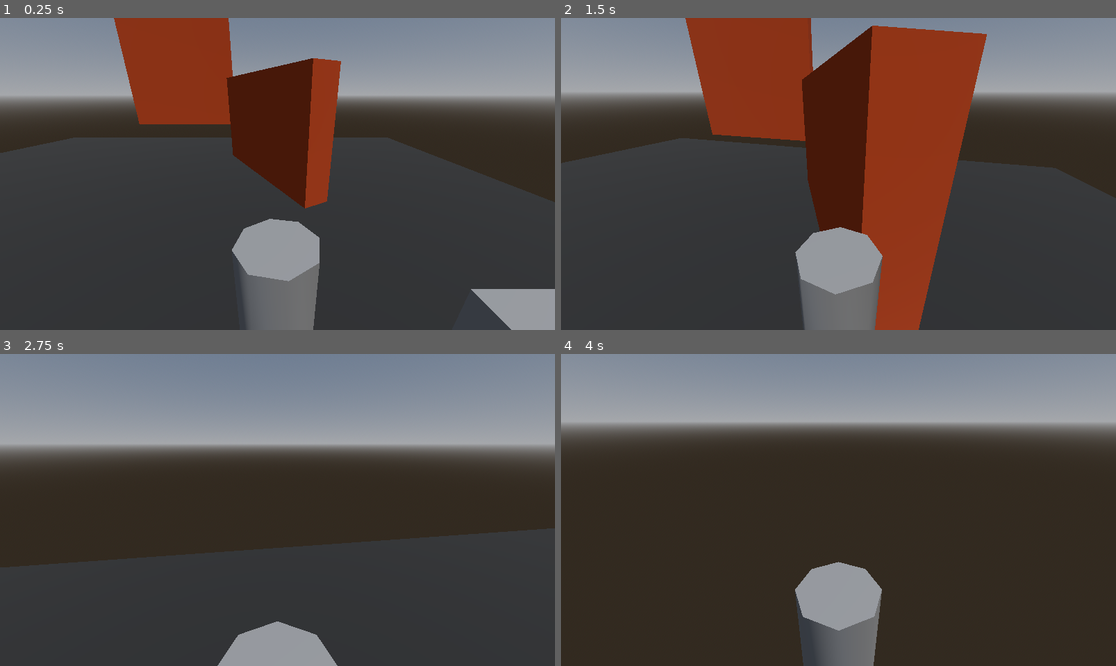
Above: before the commit, frames 1-4 (two rows, left to right).
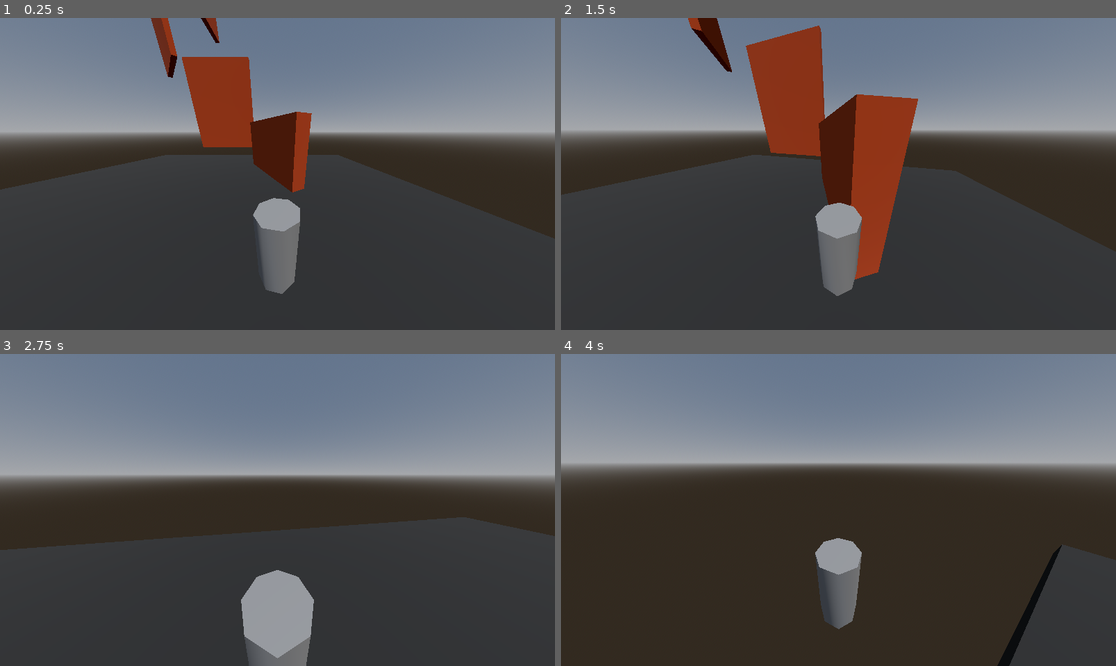
Above: after the commit, the same moments.

Repository: drakshruk/3d-test-project
Game: Godot game, scene res://environments/levels/main_scene.tscn
The game is run twice, just before and just after one commit, with the same random seed, the same clock (stepped at 60 frames per second) and the same inputs.
Inputs (mouse positions are in pixels of both pictures, inside the frame that each line leads up to):
- Up to frame 1 (0.25 s): no input
- Up to frame 2 (1.5 s): tap Enter (ui_accept) at 0.5, 0.77 s; move the mouse to (866, 174) at 0.52 s; hold E (stick_to_the_wall) 0.53-1.28 s; hold W (forward) from 0.53 s (still down); click (866, 174) at 0.67 s; move the mouse to (810, 174) at 1.27 s; tap C (crouch) at 1.35 s
- Up to frame 3 (2.75 s): keep holding W (forward); tap Enter (ui_accept) at 1.52 s; tap E (stick_to_the_wall) at 1.55 s; move the mouse to (288, 503) at 2.02 s; hold E (stick_to_the_wall) from 2.03 s (still down); tap Shift (dash) at 2.1 s
- Up to frame 4 (4 s): keep holding W (forward); move the mouse to (832, 516) at 2.77 s; release E (stick_to_the_wall) at 2.78 s; tap Ctrl (sprint) at 2.85 s; click (832, 516) at 2.92 s; tap Enter (ui_accept) at 3.02, 3.77 s; tap E (stick_to_the_wall) at 3.05 s; move the mouse to (877, 513) at 3.52 s; hold E (stick_to_the_wall) from 3.53 s (still down)

The runs differ from the first frame. In frame 1, 39% of the frame differs, in the area x 0-100%, y 0-100%; in frame 2, 43%; in frame 3, 28%; in frame 4, 36%.

Commit message:
changed how interaction zones work  now any interactable object inherits interactable class so player's interaction zone can see them

Diff:
--- a/characters/player/scenes/player.tscn
+++ b/characters/player/scenes/player.tscn
@@ -1,7 +1,7 @@
 [gd_scene load_steps=6 format=3 uid="uid://dkh5gq20djuhr"]
 
 [ext_resource type="Script" uid="uid://bfcc5kwyctlad" path="res://characters/player/scripts/player.gd" id="1_3vyb7"]
-[ext_resource type="Script" uid="uid://bt2gid1ips8p1" path="res://code/mechanics/interaction/player_interaction_zone.gd" id="2_g2els"]
+[ext_resource type="Script" uid="uid://bk5bjhqyllohr" path="res://characters/player/scripts/player_interaction_zone.gd" id="2_g2els"]
 
 [sub_resource type="CylinderShape3D" id="CylinderShape3D_3vyb7"]
 height = 1.5582886
@@ -40,6 +40,7 @@
 [node name="Camera3D" type="Camera3D" parent="CameraPivot/SpringArm3D"]
 unique_name_in_owner = true
 transform = Transform3D(1, 0, 0, 0, 0.9322291, 0.36186865, 0, -0.36186865, 0.9322291, 0, 0.49052882, 0.2607944)
+fov = 110.0
 
 [node name="Raycasts" type="Node3D" parent="CameraPivot"]
 
@@ -76,5 +77,6 @@
 [node name="CollisionShape3D" type="CollisionShape3D" parent="PlayerInteractionZone"]
 transform = Transform3D(1, 0, 0, 0, 1, 0, 0, 0, 1, 0, -0.01977539, 0)
 shape = SubResource("CylinderShape3D_qhqgy")
+debug_color = Color(0.83787805, 0.17992422, 0.83329237, 0.41960785)
 
 [connection signal="area_entered" from="PlayerInteractionZone" to="." method="_on_player_interaction_zone_area_entered"]
--- a/characters/player/scripts/player.gd
+++ b/characters/player/scripts/player.gd
@@ -80,8 +80,6 @@
 var crouch_transition_progress: float = 1.0  # 1.0 = fully transitioned
 
 @onready var interaction_zone: PlayerInteractionZone = $PlayerInteractionZone
-var current_interactables: Array[Interactable] = []
-var nearest_interactable: Interactable = null
 
 
 func _ready() -> void:
@@ -94,39 +92,14 @@
 
 	# Находим все узлы interact_area в сцене
 	# Это может быть неэффективно, если их много. Лучше подключаться при загрузке зон. (На будущее)
-	var interact_areas = get_tree().get_nodes_in_group("interact_areas")
-	for area in interact_areas:
-		if area.has_signal("player_entered"):
-			area.player_entered.connect(_on_interact_area_entered)
-		if area.has_signal("player_exited"):
-			area.player_exited.connect(_on_interact_area_exited)
 
 	if interaction_zone:
-		interaction_zone.interactable_entered.connect(_on_interactable_entered)
-		interaction_zone.interactable_exited.connect(_on_interactable_exited)
-
-func _on_interact_area_entered(interact_area_node):
-	print("Игрок вошел в зону: ", interact_area_node.name)
-	current_interact_area = interact_area_node
-
-func _on_interact_area_exited(interact_area_node):
-	print("Игрок вышел из зоны: ", interact_area_node.name)
-	if current_interact_area == interact_area_node:
-		current_interact_area = null
+		interaction_zone.interaction_available.connect(_on_interaction_available)
+		interaction_zone.interaction_unavailable.connect(_on_interaction_unavailable)
+
 
 func _input(event):
-	if event.is_action_pressed("stick_to_the_wall") and current_interact_area != null:
-		interact(current_interact_area.interact_type)
-	if event.is_action_pressed("stick_to_the_wall") and nearest_interactable:
-		_try_interact()
-
-func interact(interact_type: int) -> void:
-	if interact_type == 0:
-		get_tree().change_scene_to_file("res://scenes/terminal.tscn")
-	elif interact_type == 1:
-		pass # doors
-	else:
-		pass # other
+	pass
 
 func _physics_process(delta: float) -> void:
 	_handle_crouch_input()
@@ -366,48 +339,8 @@
 	var camera_basis = Transform3D(Basis(Vector3.UP, camera_pivot.rotation.y), Vector3.ZERO).basis
 	direction = (camera_basis * Vector3(input_dir.x, 0, input_dir.y)).normalized()
 
-func _on_interactable_entered(interactable: Interactable) -> void:
-	if interactable not in current_interactables:
-		current_interactables.append(interactable)
-		_update_nearest_interactable()
-
-func _on_interactable_exited(interactable: Interactable) -> void:
-	if interactable in current_interactables:
-		current_interactables.erase(interactable)
-		interactable.set_highlight(false)
-		_update_nearest_interactable()
-
-func _update_nearest_interactable() -> void:
-	var old_nearest = nearest_interactable
-	if current_interactables.is_empty():
-		nearest_interactable = null
-	else:
-		# Find the closest interactable
-		var closest_distance = INF
-		for interactable in current_interactables:
-			var distance = global_position.distance_to(interactable.global_position)
-			if distance < closest_distance:
-				closest_distance = distance
-				nearest_interactable = interactable
-	# Update highlights
-	if old_nearest and old_nearest != nearest_interactable:
-		old_nearest.set_highlight(false)
-
-	if nearest_interactable:
-		nearest_interactable.set_highlight(true)
-		_show_interaction_prompt(nearest_interactable.get_interaction_text())
-	else:
-		_hide_interaction_prompt()
-
-func _show_interaction_prompt(text: String) -> void:
-	# replace with showing interaction prompt
-	print("Interaction available: ", text)
-
-func _hide_interaction_prompt() -> void:
-	# replace with hiding interaction prompt
+func _on_interaction_available(interactable: Interactable) -> void:
+	print("Interaction available: ", interactable.get_interaction_text())
+
+func _on_interaction_unavailable() -> void:
 	print("No interaction available")
-
-
-func _try_interact() -> void:
-	if nearest_interactable and nearest_interactable.can_interact():
-		nearest_interactable.interact(self)
--- /dev/null
+++ b/characters/player/scripts/player_interaction_zone.gd
@@ -0,0 +1,89 @@
+# PlayerInteractionZone.gd
+extends Area3D
+
+class_name PlayerInteractionZone
+
+# Signals to communicate with player
+signal interactable_entered(interactable)
+signal interactable_exited(interactable)
+
+signal interaction_available(interactable: Interactable)
+signal interaction_unavailable()
+signal interaction_triggered(interactable: Interactable)
+
+var current_interactables: Array[Interactable] = []
+var nearest_interactable: Interactable = null
+var player: CharacterBody3D
+
+func _ready() -> void:
+	player = get_parent()
+	# Monitor areas and bodies
+	monitoring = true
+	monitorable = false
+
+	# Connect signals
+	area_entered.connect(_on_area_entered)
+	area_exited.connect(_on_area_exited)
+	body_entered.connect(_on_body_entered)
+	body_exited.connect(_on_body_exited)
+
+
+func _input(event: InputEvent) -> void:
+	if event.is_action_pressed("interact") and nearest_interactable:
+		_try_interact()
+
+func _on_area_entered(area: Area3D) -> void:
+	if area is Interactable:
+		_add_interactable(area)
+
+func _on_body_entered(body: Node3D) -> void:
+	if body is Interactable:
+		_add_interactable(body)
+
+func _on_area_exited(area: Area3D) -> void:
+	if area is Interactable:
+		_remove_interactable(area)
+
+func _on_body_exited(body: Node3D) -> void:
+	if body is Interactable:
+		_remove_interactable(body)
+
+func _add_interactable(interactable: Interactable) -> void:
+		if interactable not in current_interactables:
+			current_interactables.append(interactable)
+			_update_nearest_interactable()
+
+func _remove_interactable(interactable: Interactable) -> void:
+	if interactable in current_interactables:
+		current_interactables.erase(interactable)
+		interactable.set_highlight(false)
+		_update_nearest_interactable()
+
+func _update_nearest_interactable() -> void:
+	var old_nearest = nearest_interactable
+
+	if current_interactables.is_empty():
+		nearest_interactable = null
+	else:
+		var closest_distance = INF
+		for interactable in current_interactables:
+			var distance = global_position.distance_to(interactable.global_position)
+
+			if distance < closest_distance and interactable.can_interact():
+				closest_distance = distance
+				nearest_interactable = interactable
+
+	if old_nearest and old_nearest != nearest_interactable:
+		old_nearest.set_highlight(false)
+
+	if nearest_interactable:
+		nearest_interactable.set_highlight(true)
+		interaction_available.emit(nearest_interactable)
+
+func _try_interact() -> void:
+	if nearest_interactable and nearest_interactable.can_interact():
+		interaction_triggered.emit(nearest_interactable)
+		nearest_interactable.interact(player)
+
+func get_current_interactable() -> Interactable:
+	return nearest_interactable
--- a/code/mechanics/interaction/player_interaction_zone.gd
+++ /dev/null
@@ -1,35 +0,0 @@
-# PlayerInteractionZone.gd
-extends Area3D
-
-class_name PlayerInteractionZone
-
-# Signals to communicate with player
-signal interactable_entered(interactable)
-signal interactable_exited(interactable)
-
-func _ready() -> void:
-	# Monitor areas and bodies
-	monitoring = true
-	monitorable = false
-
-# Connect signals
-	area_entered.connect(_on_area_entered)
-	area_exited.connect(_on_area_exited)
-	body_entered.connect(_on_body_entered)
-	body_exited.connect(_on_body_exited)
-
-func _on_area_entered(area: Area3D) -> void:
-	if area is Interactable:
-		interactable_entered.emit(area)
-
-func _on_body_entered(body: Node3D) -> void:
-	if body is Interactable:
-		interactable_entered.emit(body)
-
-func _on_area_exited(area: Area3D) -> void:
-	if area is Interactable:
-		interactable_exited.emit(area)
-
-func _on_body_exited(body: Node3D) -> void:
-	if body is Interactable:
-		interactable_exited.emit(body)
--- a/environments/levels/main_scene.tscn
+++ b/environments/levels/main_scene.tscn
@@ -1,10 +1,9 @@
-[gd_scene load_steps=18 format=3 uid="uid://c46xhcphyanjs"]
+[gd_scene load_steps=17 format=3 uid="uid://c46xhcphyanjs"]
 
 [ext_resource type="Script" uid="uid://3p4mgxuehbjo" path="res://environments/levels/main_scene.gd" id="1_rt2n2"]
 [ext_resource type="PackedScene" uid="uid://dkh5gq20djuhr" path="res://characters/player/scenes/player.tscn" id="1_w2twt"]
 [ext_resource type="PackedScene" uid="uid://c0ocq4008msa3" path="res://environments/hazards/scenes/killzone.tscn" id="3_pu3yx"]
 [ext_resource type="PackedScene" uid="uid://cn550inc4s84m" path="res://characters/enemies/test-enemy/enemy.tscn" id="4_pu3yx"]
-[ext_resource type="PackedScene" uid="uid://ice0b24h0lnn" path="res://code/mechanics/interaction/interact_area.tscn" id="5_gubc5"]
 [ext_resource type="PackedScene" uid="uid://cmrs57umpurwt" path="res://interfaces/ui_scenes/terminal/terminal.tscn" id="7_18nlu"]
 [ext_resource type="Script" uid="uid://tmhxq5xctyhn" path="res://code/mechanics/interaction/Interactable.gd" id="7_c16ls"]
 
@@ -101,14 +100,8 @@
 
 [node name="Interactables" type="Node3D" parent="."]
 
-[node name="interact_area_1" parent="Interactables" instance=ExtResource("5_gubc5")]
-transform = Transform3D(1, 0, 0, 0, 1, 0, 0, 0, 1, -4, 2, 1)
-
-[node name="interact_area_2" parent="Interactables" instance=ExtResource("5_gubc5")]
-transform = Transform3D(1, 0, 0, 0, 1, 0, 0, 0, 1, 0, 0.37231922, 0)
-
 [node name="terminal-interactable" type="MeshInstance3D" parent="Interactables"]
-transform = Transform3D(1, 0, 0, 0, 1, 0, 0, 0, 1, 5.0755253, 1.4211001, -2.8375318)
+transform = Transform3D(1, 0, 0, 0, 1, 0, 0, 0, 1, -2.7279053, 1.5716951, 1.3317554)
 mesh = SubResource("BoxMesh_18nlu")
 
 [node name="Area3D" type="Area3D" parent="Interactables/terminal-interactable"]
--- a/project.godot
+++ b/project.godot
@@ -74,6 +74,11 @@
 "events": [Object(InputEventKey,"resource_local_to_scene":false,"resource_name":"","device":-1,"window_id":0,"alt_press …(191 unchanged characters)…
 ]
 }
+interact={
+"deadzone": 0.2,
+"events": [Object(InputEventKey,"resource_local_to_scene":false,"resource_name":"","device":-1,"window_id":0,"alt_pressed":false,"shift_pressed":false,"ctrl_pressed":false,"meta_pressed":false,"pressed":false,"keycode":0,"physical_keycode":69,"key_label":0,"unicode":101,"location":0,"echo":false,"script":null)
+]
+}
 
 [layer_names]
 
Not shown, removed: code/mechanics/interaction/player_interaction_zone.gd.uid
